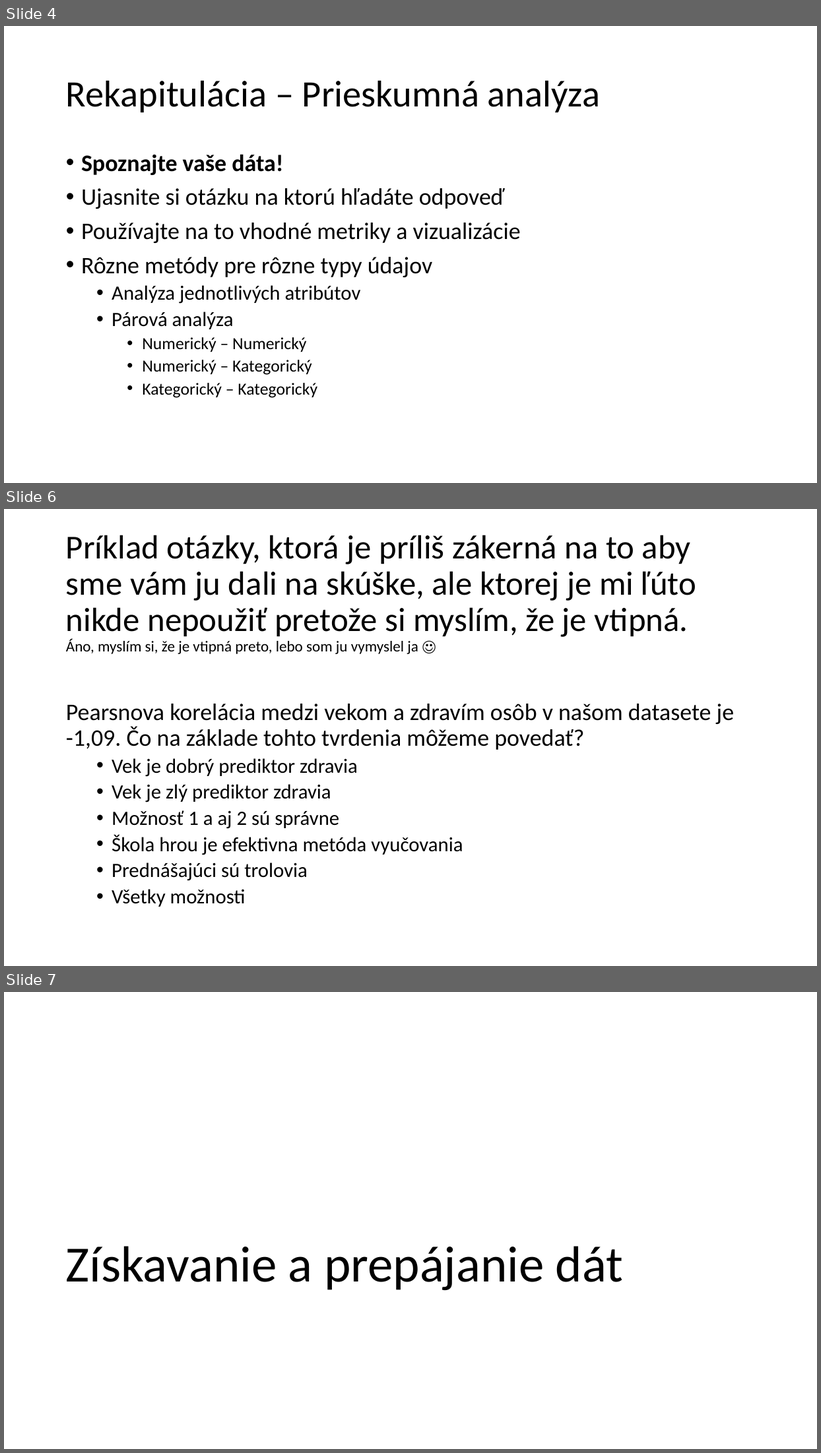
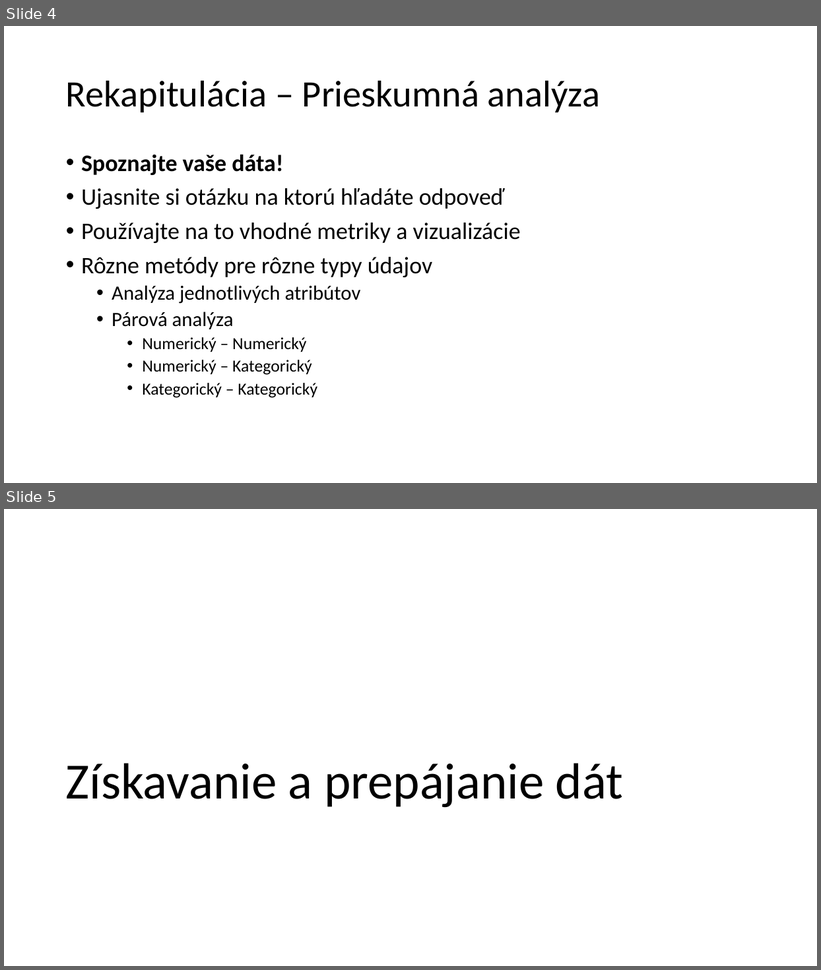
Before and after one commit to robom/IAU-2019-2020, a slide deck: prednasky/04/Získavanie a prepájanie dát.pptx. Shown one above the other, each under a label of ours: slides 4, 6 and 7 before the commit, slides 4 and 5 after it; the slides between them are not shown. The pictures are 821x1453 and 821x970 pixels, drawn with LibreOffice and Linux fonts; fonts in the diff are those of the drawing. Boxes give left, top, right and bottom in pixels: in the first picture for what was removed or moved away, otherwise in the second. Text is boxed around its words. In the diff, an @@ line names an element or a change of style, - is before the commit and + after.

```diff
--- a/prednasky/04/Získavanie a prepájanie dát.pptx
+++ b/prednasky/04/Získavanie a prepájanie dát.pptx
@@ slide 6 removed at [4,509,817,966], background #FFFFFF @@
@@ title removed at [66,535,696,654] @@
-Príklad otázky, ktorá je príliš zákerná na to aby sme vám ju dali na skúške, ale ktorej je mi ľúto nikde nepoužiť pretože si myslím, že je vtipná.
-Áno, myslím si, že je vtipná preto, lebo som ju vymyslel ja ☺
@@ text removed at [66,704,734,907] @@
-Pearsnova korelácia medzi vekom a zdravím osôb v našom datasete je -1,09. Čo na základe tohto tvrdenia môžeme povedať?
-  • Vek je dobrý prediktor zdravia
-  • Vek je zlý prediktor zdravia
-  • Možnosť 1 a aj 2 sú správne
-  • Škola hrou je efektivna metóda vyučovania
-  • Prednášajúci sú trolovia
-  • Všetky možnosti
@@ what was slide 7 is now slide 5 @@
```
Also in this commit, not shown: 1 other slide removed, 1 other file.
